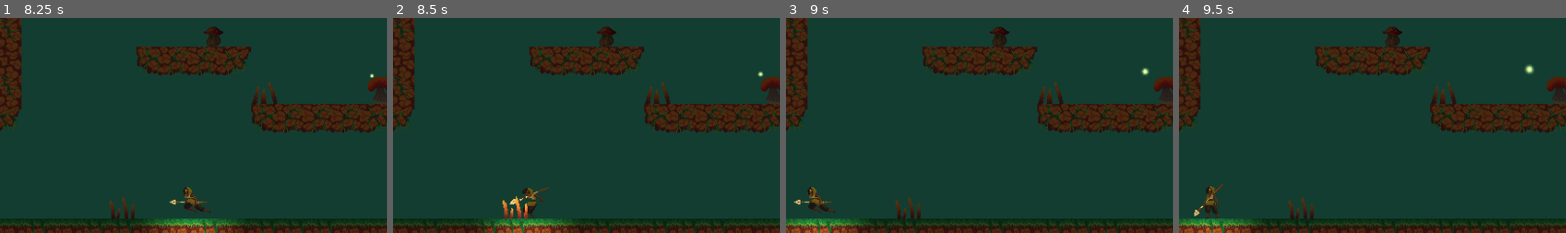
Above: before the commit, frames 1-4 (left to right).
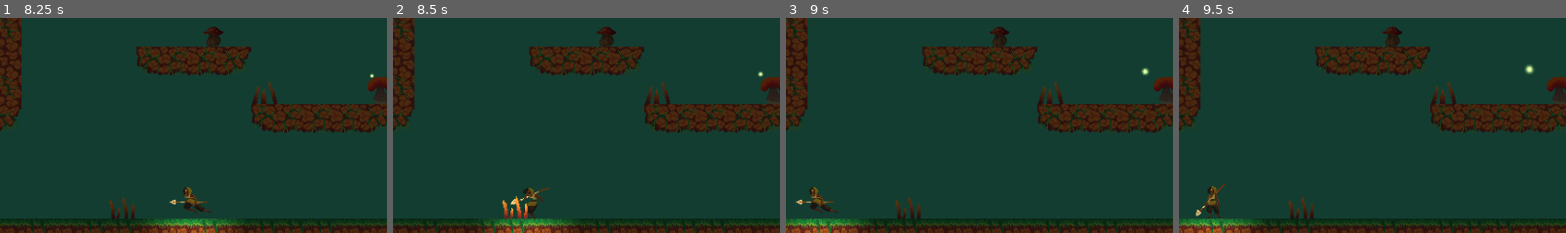
Above: after the commit, the same moments.

Repository: lemilonkh/GameOff23
Game: Godot game, scene res://scenes/main.tscn
The game is run twice, just before and just after one commit, with the same random seed, the same clock (stepped at 60 frames per second) and the same inputs.
Inputs (mouse positions are % of the whole screen's width and height, from its top left):
- Up to frame 1 (8.25 s): tap Enter at 0.5 s; move the mouse to (45, 70) at 0.52 s; hold Right (move_right) 0.53-1.25 s; hold K (attack) 0.53-1.25 s; click (45, 70) at 0.67 s; tap Space (jump) at 0.77, 3.77, 6.77 s; drag from (80, 65) to (21, 53) at 1.27 s; move the mouse to (20, 35) at 2.02 s; hold Left (move_left) 2.03-2.75 s; hold Shift 2.03-2.75 s; drag from (55, 50) to (8, 59) at 2.77 s; move the mouse to (35, 25) at 3.52 s; hold Left (move_left) 3.53-4.25 s; tap E at 3.6, 8.1 s; drag from (72, 45) to (35, 25) at 4.27 s; move the mouse to (30, 55) at 5.02 s; hold Right (move_right) 5.03-5.75 s; hold K (attack) 5.03-5.75 s; click (30, 55) at 5.17 s; drag from (60, 28) to (30, 55) at 5.77 s; move the mouse to (45, 70) at 6.52 s; hold Right (move_right) 6.53-7.25 s; hold Shift 6.53-7.25 s; drag from (80, 65) to (28, 85) at 7.27 s; move the mouse to (20, 35) at 8.02 s; hold Left (move_left) from 8.03 s (still down)
- Up to frame 2 (8.5 s): keep holding Left (move_left)
- Up to frame 3 (9 s): release Left (move_left) at 8.75 s; drag from (55, 50) to (20, 35) at 8.77 s
- Up to frame 4 (9.5 s): no input
The pictures show only the part of the screen within x 5-55%, y 50-100%; the shares and areas given below are measured in that part.

Frame 1 is identical in both runs. In frame 2, 0.2% of the frame differs, in the area x 30-41%, y 78-94%; in frame 3, 0.3%; in frame 4, 0.4%, in the area x 3-12%, y 77-94%.

Commit message:
Increase knockback from spikes

Diff:
--- a/scripts/player.gd
+++ b/scripts/player.gd
@@ -35,7 +35,7 @@
 ## Variable jump accelleration (The higher, the higher the jump)
 @export_range(0, 500) var jump_acceleration := 53.0
 ## How much the player is knocked back when taking damage
-@export_range(0, 1000) var spike_knockback := 400.0
+@export_range(0, 1000) var spike_knockback := 500.0
 
 # Get the gravity from the project settings to be synced with RigidBody nodes.
 var gravity: int = ProjectSettings.get_setting("physics/2d/default_gravity")
@@ -219,5 +219,6 @@
 
 func _on_hitbox_body_shape_entered(body_rid: RID, body: Node2D, body_shape_index: int, local_shape_index: int) -> void:
 	var shape_transform := PhysicsServer2D.body_get_shape_transform(body_rid, body_shape_index)
+	# TODO this always points to the left for tilemap
 	var hit_direction := shape_transform.origin.direction_to(global_position)
 	take_hit(1, null, hit_direction, spike_knockback)
